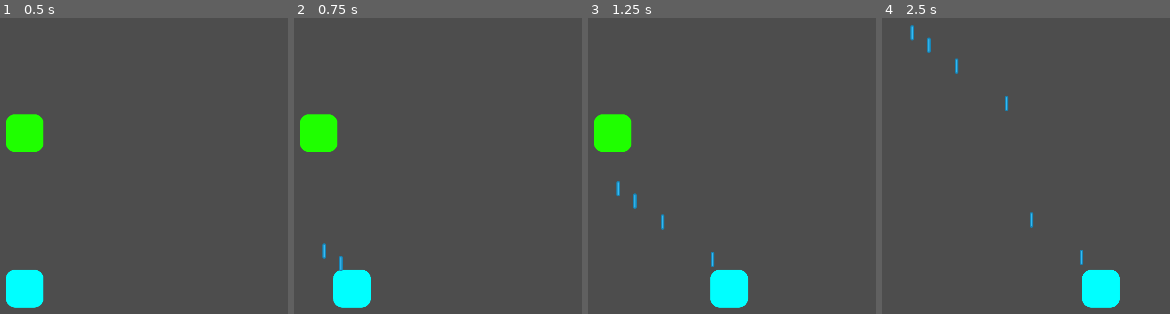
Above: before the commit, frames 1-4 (left to right).
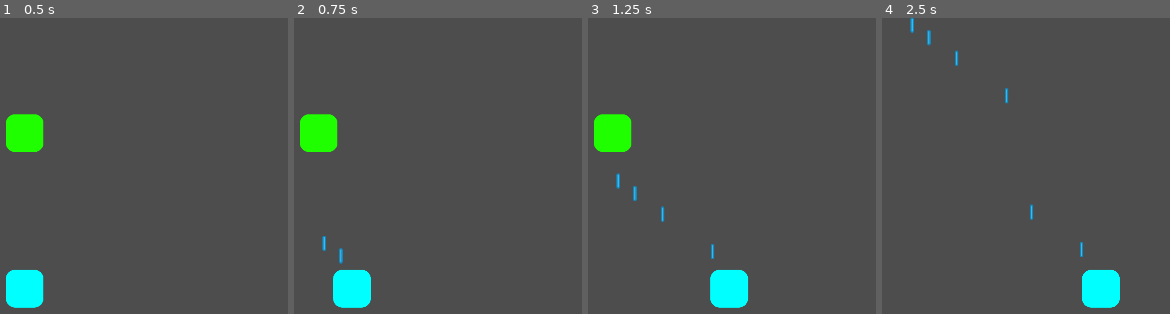
Above: after the commit, the same moments.

Repository: michael-j-coyne/space-defense
Game: Godot game, scene res://scenes/main.tscn
The game is run twice, just before and just after one commit, with the same random seed, the same clock (stepped at 60 frames per second) and the same inputs.
Inputs (mouse positions are in pixels of both pictures, inside the frame that each line leads up to):
- Up to frame 1 (0.5 s): no input
- Up to frame 2 (0.75 s): tap Enter (ui_accept) at 0.5, 0.6 s; move the mouse to (outside the picture) at 0.52 s; hold Right (ui_right) from 0.53 s (still down); click (outside the picture) at 0.67 s
- Up to frame 3 (1.25 s): keep holding Right (ui_right); tap Enter (ui_accept) at 0.77, 1.07 s
- Up to frame 4 (2.5 s): release Right (ui_right) at 1.25 s; drag from (948, 263) to (907, 133) at 1.27 s; tap Enter (ui_accept) at 2, 2.3 s; move the mouse to (outside the picture) at 2.02 s; hold Right (ui_right) from 2.03 s (still down); tap Alt at 2.1 s

Frame 1 is identical in both runs. In frame 2, 0.2% of the frame differs, in the area x 9-18%, y 73-86%; in frame 3, 0.3%; in frame 4, 0.4%, in the area x 9-70%, y 0-84%.

Commit message:
Translate the projectile when shot from gun
The bottom of the projectile is now at the origin point of the gun, rather than the middle of the projectile.

Diff:
--- a/components/gun_component.gd
+++ b/components/gun_component.gd
@@ -12,7 +12,9 @@
 	projectile.attack = attack
 	projectile.speed = projectile_speed
 	projectile.direction = direction
-	projectile.global_position = global_position
+
+	var translation_vector = Vector2(0, 0.5) * projectile.get_size()
+	projectile.global_position = global_position - translation_vector
 
 	get_node("/root").add_child(projectile)
 
--- a/test/unit/components/test_gun_component.gd
+++ b/test/unit/components/test_gun_component.gd
@@ -12,7 +12,11 @@
 	gun.position = Vector2(0.0, 500)
 	var projectile = gun.shoot(direction)
 
-	assert_eq(projectile.position, gun.position)
+	# Note: the code in this test is a duplication of the code in GunComponent.
+	# is this okay or is this a bad sign?
+	var translation_vector = Vector2(0, 0.5) * projectile.get_size()
+
+	assert_eq(projectile.position, gun.position - translation_vector)
 	assert_eq(projectile.direction, direction)
 	assert_eq(projectile.speed, gun.projectile_speed)
 	assert_eq(projectile.attack.damage, gun.damage)
